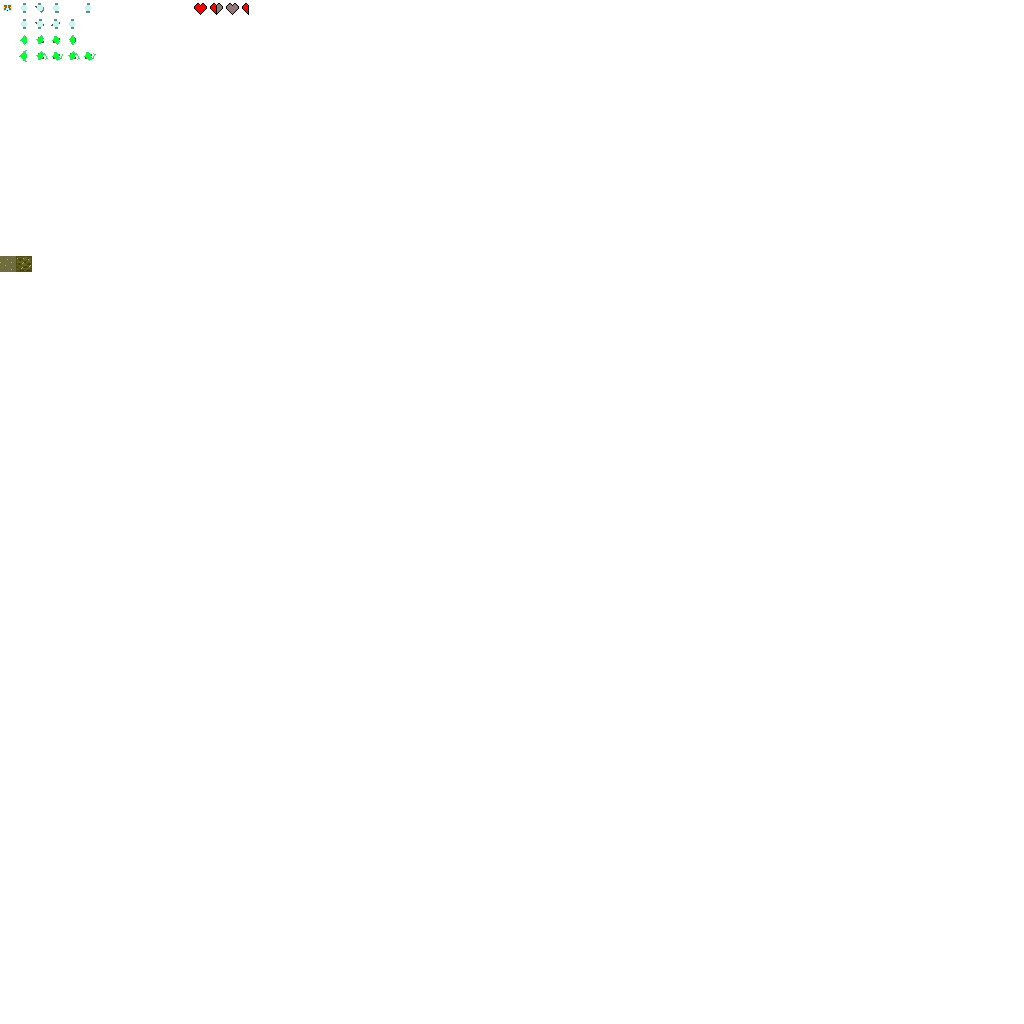
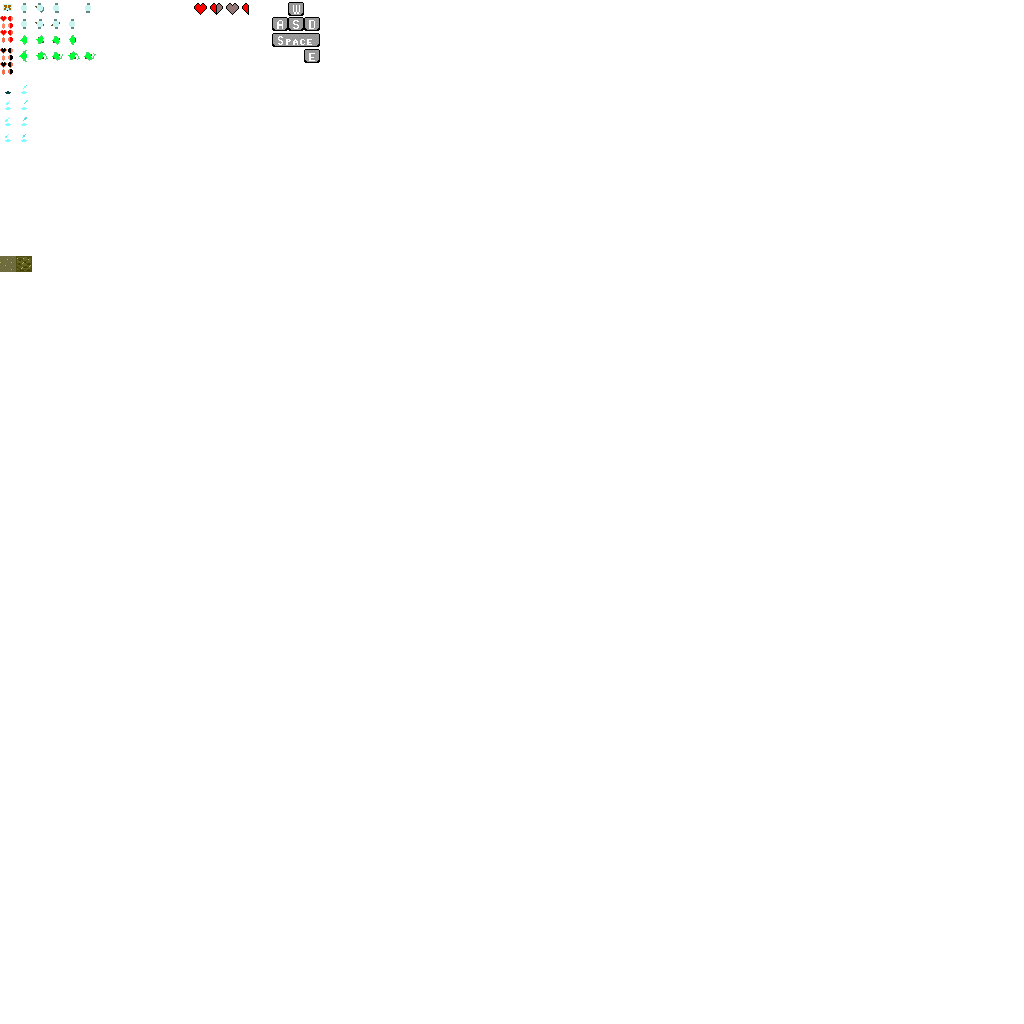
Layers edited between the first and the second 1024x1024 image:
painted on "Background" over [left=0, top=2, right=320, bottom=142]
